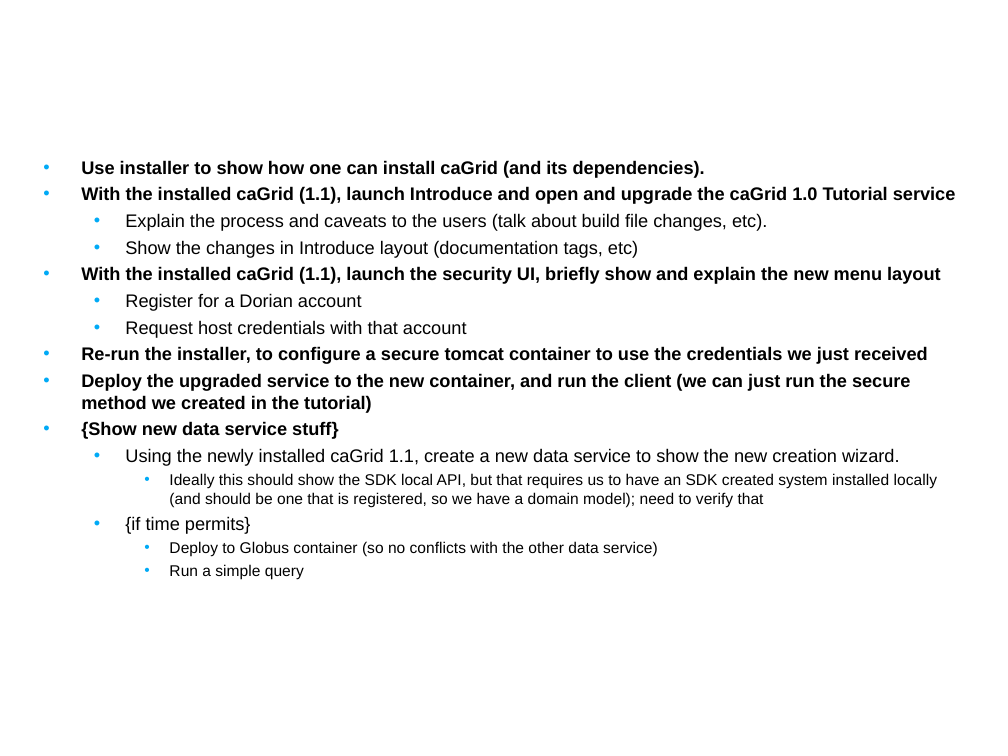
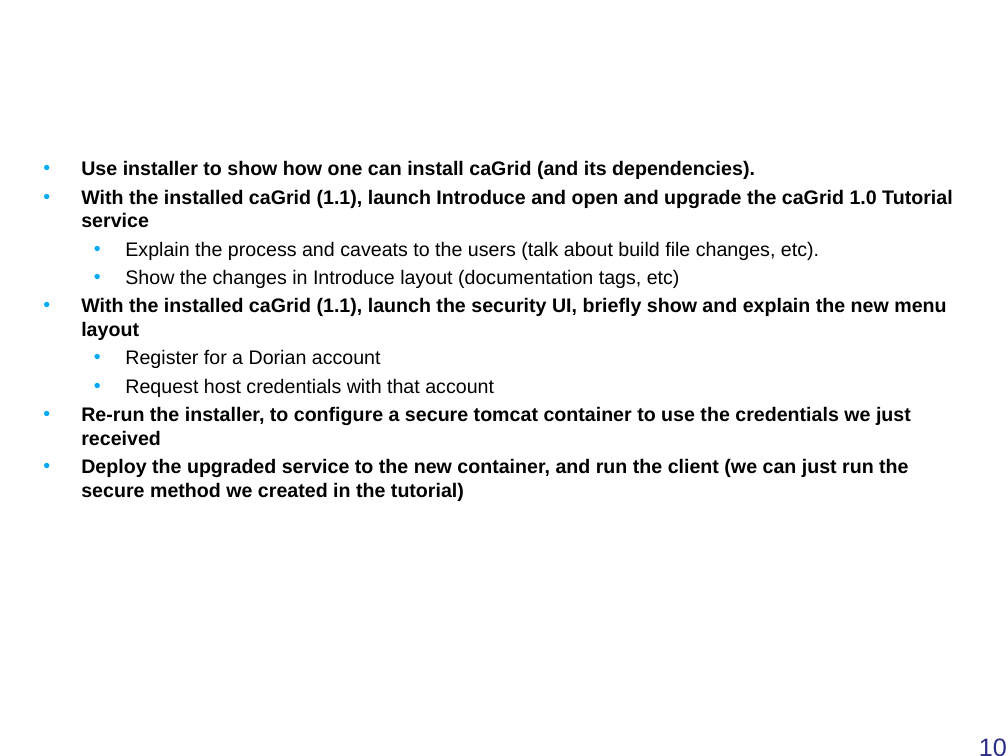
Before and after one commit to NCIP/cagrid-docs, a slide deck: slide 10 of presentations/200708_VCDE_ARCH/20070806_Day1_caGrid_Demos_and_Training.ppt (slide 8 before the commit). Drawn at 1008x756 pixels with LibreOffice and Linux fonts; fonts in the diff are those of the drawing; background and template pictures are left out. Boxes give left, top, right and bottom in pixels: in the first picture for what was removed or moved away, otherwise in the second. Text is boxed around its words. In the diff, an @@ line names an element or a change of style, - is before the commit and + after.

```diff
--- a/presentations/200708_VCDE_ARCH/20070806_Day1_caGrid_Demos_and_Training.ppt
+++ b/presentations/200708_VCDE_ARCH/20070806_Day1_caGrid_Demos_and_Training.ppt
@@ text "Use installer to show how ..." at [81, 160, 952, 501]: size 12.9 to 14 pt @@
@@ text at [81, 421, 937, 580]: paragraphs removed @@
-• {Show new data service stuff}
-  • Using the newly installed caGrid 1.1, create a new data service to show the new creation wizard.
-    • Ideally this should show the SDK local API, but that requires us to have an SDK created system installed locally (and should be one that is registered, so we have a domain model); need to verify that
-  • {if time permits}
-    • Deploy to Globus container (so no conflicts with the other data service)
-    • Run a simple query
@@ page number added at [968, 736, 1008, 756], 18 pt, text #2D2D8A @@
+10
```
Also in this commit, not shown: 6 other slides changed, 3 slides added, 1 slide removed, 4 other files.
